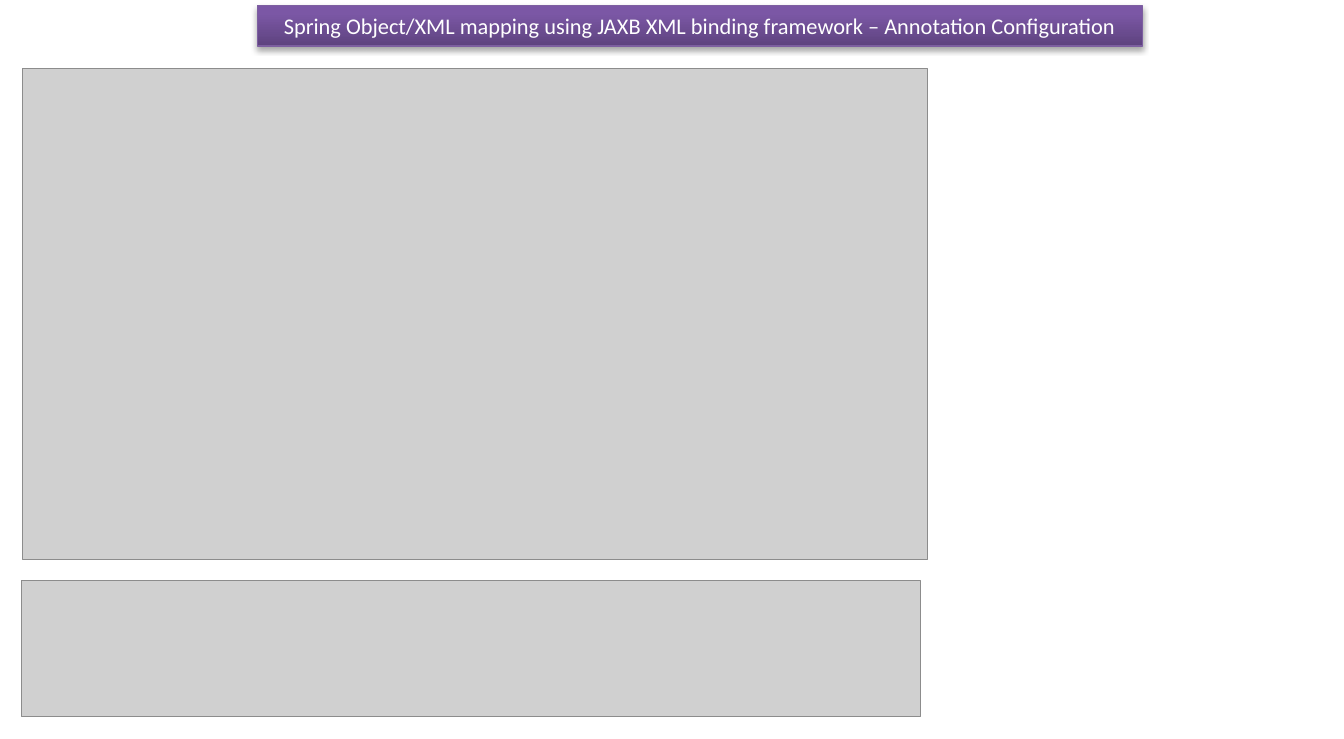
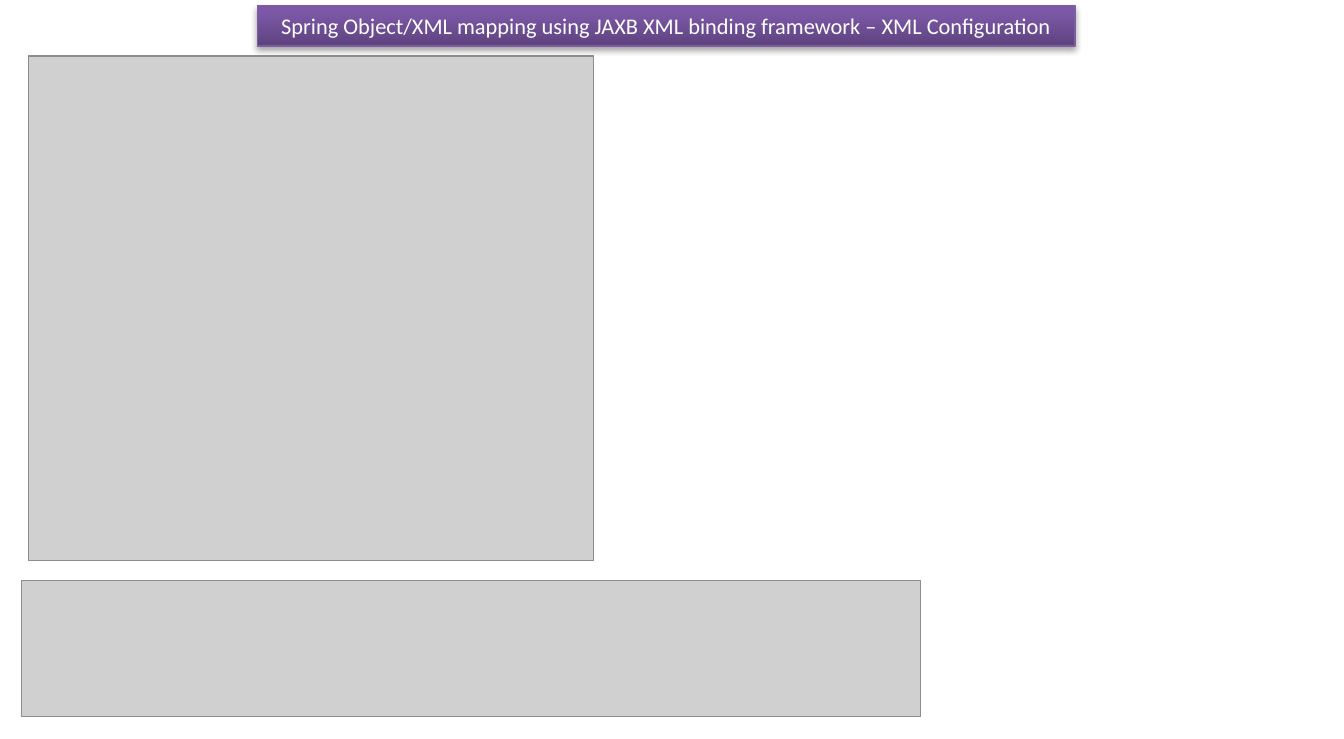
Before and after one commit to ramram43210/javaee, a slide deck: slide 6 of Later/Spring/14_Spring_Object_XML_Mapping/3/Spring Object XML mapping_jaxb_XML_Config.pptx. Drawn at 1344x739 pixels with LibreOffice and Linux fonts; fonts in the diff are those of the drawing; grey boxes stand for pictures. Boxes give left, top, right and bottom in pixels: in the first picture for what was removed or moved away, otherwise in the second. Text is boxed around its words. In the diff, an @@ line names an element or a change of style, - is before the commit and + after.

```diff
--- a/Later/Spring/14_Spring_Object_XML_Mapping/3/Spring Object XML mapping_jaxb_XML_Config.pptx
+++ b/Later/Spring/14_Spring_Object_XML_Mapping/3/Spring Object XML mapping_jaxb_XML_Config.pptx
@@ rectangle "Spring Object/XML mapping using JAXB ...": place and size @@
-rectangle "Spring Object/XML mapping using JAXB ..." at <box>258,5,1142,46</box>
+rectangle "Spring Object/XML mapping using JAXB ..." at <box>258,5,1075,46</box>
@@ text in rectangle at <box>281,18,1050,38</box>: text changed @@
-Spring Object/XML mapping using JAXB XML binding framework – Annotation Configuration
+Spring Object/XML mapping using JAXB XML binding framework – XML Configuration
@@ picture: place and size @@
-picture at <box>23,69,927,560</box>
+picture at <box>28,56,593,560</box>
```
Also in this commit, not shown: 6 other slides changed, 22 other files.
